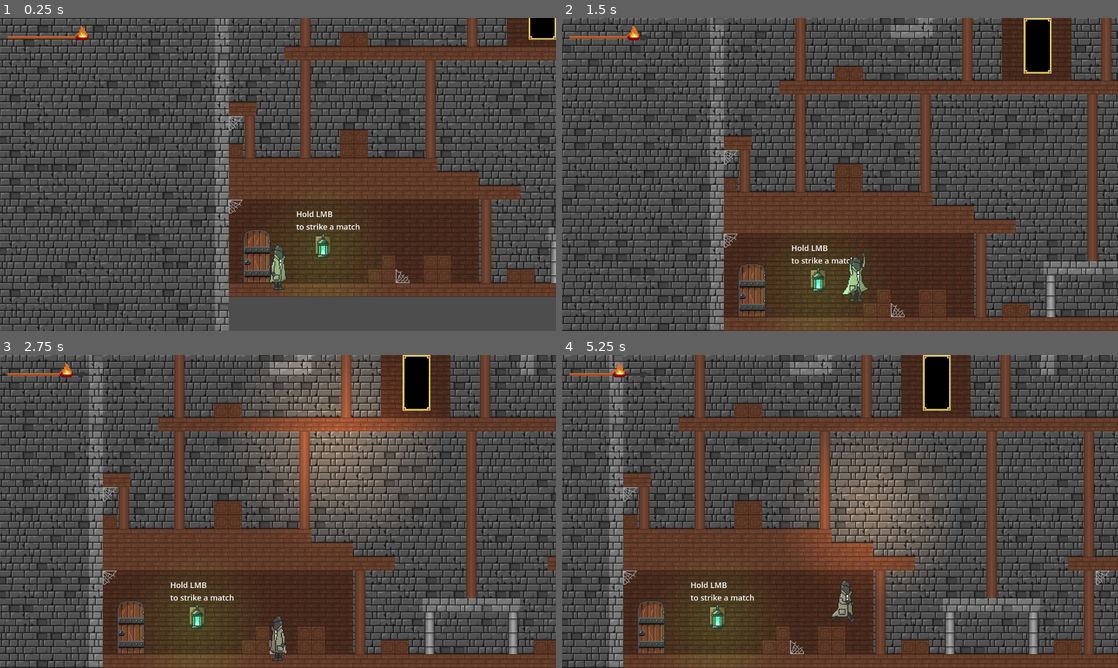
Above: before the commit, frames 1-4 (two rows, left to right).
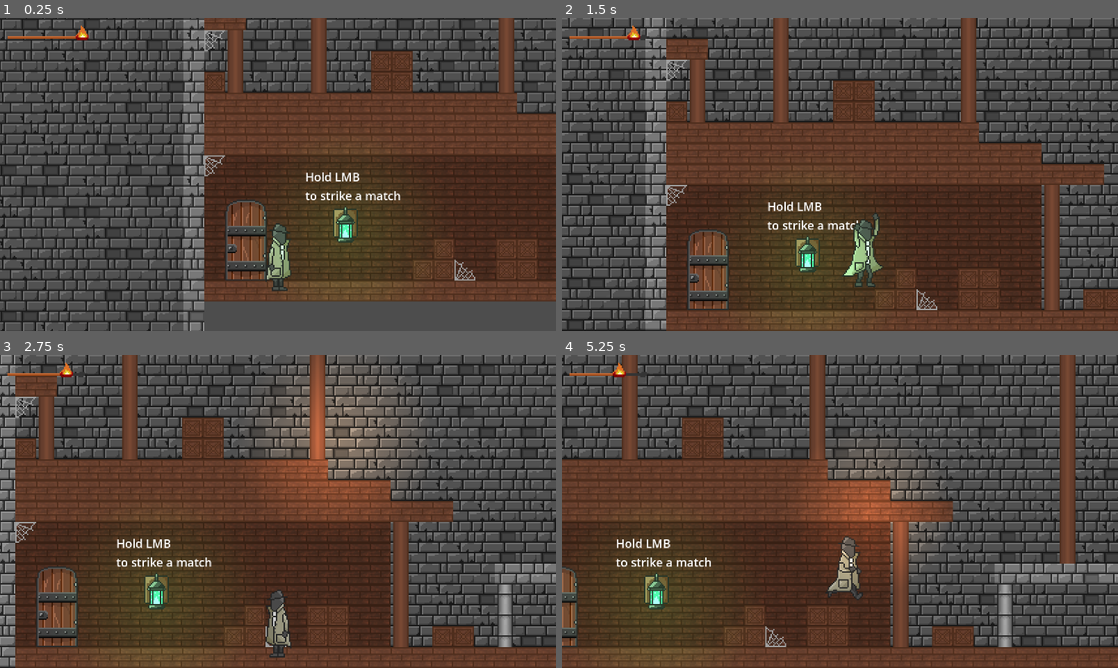
Above: after the commit, the same moments.

Repository: lestercantor/gwj-74---haunted
Game: Godot game, scene res://Level/Level.tscn
Same seed, same stepped clock (60 frames per second), same inputs: the game is played once before the commit and once after it.
Inputs (mouse positions are in pixels of both pictures, inside the frame that each line leads up to):
- Up to frame 1 (0.25 s): no input
- Up to frame 2 (1.5 s): move the mouse to (962, 158) at 0.52 s; press the mouse at (962, 158) at 0.53 s; hold D (move_right) from 0.53 s (still down); tap Space (jump) at 0.77 s; move the mouse to (728, 190) at 1.27 s; release the mouse at (728, 190) at 1.28 s; click (728, 190) at 1.35 s
- Up to frame 3 (2.75 s): tap Space (jump) at 1.52 s; move the mouse to (333, 442) at 2.02 s; release D (move_right) at 2.03 s; press the mouse at (333, 442) at 2.03 s; hold A (move_left) from 2.03 s (still down)
- Up to frame 4 (5.25 s): move the mouse to (812, 574) at 2.77 s; release A (move_left) at 2.78 s; release the mouse at (812, 574) at 2.78 s; hold D (move_right) 2.78-4.28 s; click (812, 574) at 2.85 s; tap Space (jump) at 3.02, 3.77, 4.52 s; move the mouse to (1006, 558) at 3.52 s; press the mouse at (1006, 558) at 3.53 s; move the mouse to (673, 464) at 4.27 s; release the mouse at (673, 464) at 4.28 s; hold A (move_left) 4.28-5.03 s; click (673, 464) at 4.35 s; move the mouse to (867, 511) at 5.02 s; press the mouse at (867, 511) at 5.03 s; hold D (move_right) from 5.03 s (still down)

The runs differ from the first frame. In frame 1, 57% of the frame differs, in the area x 0-100%, y 0-100%; in frame 2, 62%; in frame 3, 64%; in frame 4, 62%.

Commit message:
enemy slowed down when light is directly on it. also zoomed in camera a bit

Diff:
--- a/Enemy/enemy.gd
+++ b/Enemy/enemy.gd
@@ -1,6 +1,7 @@
 extends CharacterBody2D
 class_name Enemy
 
+@export var MAX_SPEED: float = 200
 @export var SPEED: float = 200
 @export var ACCELERATION: float = 200
 @export var FRICTION: float = 300
@@ -8,12 +9,31 @@
 @onready var detection_range: Area2D = $DetectionRange
 @onready var flip_direction: Node2D = $FlipDirection
 @onready var animated_sprite_2d: AnimatedSprite2D = $FlipDirection/AnimatedSprite2D
+@onready var burnable_area: Area2D = $BurnableArea
 
+var timer: float = 1
+var burning: bool = false
+# Flip necessary nodes when the move direction is changed
 var move_direction: Vector2 = Vector2.RIGHT:
 	set(new_direction):
 		if move_direction != new_direction:
 			move_direction = new_direction
 			flip_direction.scale.x = new_direction.x
+			$EnemyCollision.position.x *= -1
+			$EnemyCollision2.position.x *= -1
+
+func _ready() -> void:
+	burnable_area.area_entered.connect(on_area_entered)
+	burnable_area.area_exited.connect(on_area_exited)
+
+func _process(delta: float) -> void:
+	if burning:
+		timer += delta
+
+		if timer > 1:
+			print("burning")
+			on_burning()
+			timer = 0
 
 func _physics_process(delta: float) -> void:
 	var player: Player = detection_range.player
@@ -27,5 +47,22 @@
 	else:
 		velocity = velocity.move_toward(Vector2.ZERO, FRICTION * delta)
 
+	move_and_slide()
 
-	move_and_slide()
+func on_area_entered(area: Area2D) -> void:
+	burning = true
+	timer = 1
+
+func on_area_exited(area: Area2D) -> void:
+	burning = false
+	timer = 1
+	print("stopped burning")
+	stopped_burning()
+
+func on_burning() -> void:
+	SPEED = MAX_SPEED * 0.75
+	print(SPEED)
+
+func stopped_burning() -> void:
+	SPEED = MAX_SPEED
+	print(SPEED)
--- a/Enemy/enemy.tscn
+++ b/Enemy/enemy.tscn
@@ -27,13 +27,21 @@
 }]
 
 [sub_resource type="CapsuleShape2D" id="CapsuleShape2D_fb34a"]
+radius = 20.0
+height = 100.0
+
+[sub_resource type="CircleShape2D" id="CircleShape2D_iqfkk"]
+radius = 36.0
 
 [sub_resource type="CircleShape2D" id="CircleShape2D_xpny4"]
 radius = 250.0
 
+[sub_resource type="CircleShape2D" id="CircleShape2D_pevly"]
+radius = 71.007
+
 [node name="Enemy" type="CharacterBody2D"]
-collision_layer = 4
-collision_mask = 3
+collision_layer = 20
+collision_mask = 2
 script = ExtResource("1_gpxii")
 
 [node name="FlipDirection" type="Node2D" parent="."]
@@ -48,7 +56,12 @@
 frame_progress = 0.476714
 
 [node name="EnemyCollision" type="CollisionShape2D" parent="."]
+position = Vector2(-5, -5)
 shape = SubResource("CapsuleShape2D_fb34a")
+
+[node name="EnemyCollision2" type="CollisionShape2D" parent="."]
+position = Vector2(20, -18)
+shape = SubResource("CircleShape2D_iqfkk")
 
 [node name="DetectionRange" type="Area2D" parent="."]
 collision_layer = 0
@@ -59,5 +72,12 @@
 shape = SubResource("CircleShape2D_xpny4")
 debug_color = Color(0.66397, 0.512569, 0, 0.42)
 
+[node name="BurnableArea" type="Area2D" parent="."]
+collision_layer = 0
+collision_mask = 16
+
+[node name="CollisionShape2D" type="CollisionShape2D" parent="BurnableArea"]
+shape = SubResource("CircleShape2D_pevly")
+
 [connection signal="body_entered" from="DetectionRange" to="DetectionRange" method="_on_body_entered"]
 [connection signal="body_exited" from="DetectionRange" to="DetectionRange" method="_on_body_exited"]
--- a/Level/Level.tscn
+++ b/Level/Level.tscn
@@ -173,6 +173,7 @@
 position = Vector2(-605, 978)
 
 [node name="Camera2D" type="Camera2D" parent="Player"]
+zoom = Vector2(1.5, 1.5)
 process_callback = 0
 limit_left = -2000
 limit_right = 4000
--- a/Paintings/painting.tscn
+++ b/Paintings/painting.tscn
@@ -5,6 +5,7 @@
 [ext_resource type="Texture2D" uid="uid://btu0mshq5gwnm" path="res://Art Assets/Paintings/PaintingBackground01.png" id="3_f6cnm"]
 
 [sub_resource type="RectangleShape2D" id="RectangleShape2D_joabk"]
+size = Vector2(44, 102)
 
 [sub_resource type="CanvasTexture" id="CanvasTexture_gg4x7"]
 diffuse_texture = ExtResource("1_vnq1p")
@@ -13,6 +14,8 @@
 [node name="Painting" type="Node2D"]
 
 [node name="BurnableArea" type="Area2D" parent="."]
+collision_layer = 0
+collision_mask = 16
 
 [node name="CollisionShape2D" type="CollisionShape2D" parent="BurnableArea"]
 shape = SubResource("RectangleShape2D_joabk")
--- a/Player/Mouse_Light.gd
+++ b/Player/Mouse_Light.gd
@@ -6,6 +6,7 @@
 
 signal charge_changed
 
+var last_mouse_position: Vector2 = Vector2.ZERO
 @export var light: PointLight2D
 @export var burn_area: Area2D
 
@@ -31,7 +32,7 @@
 @export var light_deplete: float = 1.1
 @export var light_charge: float = 0.7
 
-var light_size: float = 7:
+var light_size: float = max_size:
 	set(value):
 		light_size = clampf(value, min_size, max_size)
 		light.texture_scale = light_size
@@ -42,11 +43,9 @@
 	light.enabled = false
 	Input.set_custom_mouse_cursor(cursorOff)
 
-
 func _process(delta: float) -> void:
 	# Always get the global position of the mouse for the light
 	global_position = get_global_mouse_position()
-
 	modify_charge(delta)
 
 
@@ -62,6 +61,7 @@
 
 	# Check if the player is holding down the mouse and the charge is not 0
 	if mouse_down and can_activate_light and charge != 0:
+		$BurnArea/CollisionShape2D.disabled = false
 		# Enable the light when conditions are true
 		light.enabled = true
 		Input.set_custom_mouse_cursor(cursorOn)
@@ -72,9 +72,11 @@
 			# Reset the timer counter
 			timer = 0
 
+
 	else:
 		light.enabled = false
 		Input.set_custom_mouse_cursor(cursorOff)
+		$BurnArea/CollisionShape2D.disabled = true
 
 		if timer > 0.1 and charge != max_charge:
 			charge += light_charge
--- a/Player/player.gd
+++ b/Player/player.gd
@@ -14,6 +14,7 @@
 	# Connect to signal from Area2D node when player death area has overlapped with the enemy
 	death_area_2d.body_entered.connect(enemy_collision)
 	Input.set_custom_mouse_cursor(cursor)
+	Input.warp_mouse(global_position)
 
 func _physics_process(delta: float) -> void:
 	# Add the gravity.
--- a/Player/player.tscn
+++ b/Player/player.tscn
@@ -139,6 +139,7 @@
 script = ExtResource("2_bq8rw")
 light = NodePath("PointLight2D")
 burn_area = NodePath("BurnArea")
+max_size = 3.0
 
 [node name="PointLight2D" type="PointLight2D" parent="MouseLight"]
 color = Color(0.82235, 0.579043, 0.355313, 1)
@@ -147,8 +148,9 @@
 height = 64.0
 
 [node name="BurnArea" type="Area2D" parent="MouseLight"]
-collision_layer = 0
-collision_mask = 16
+collision_layer = 16
+collision_mask = 0
 
 [node name="CollisionShape2D" type="CollisionShape2D" parent="MouseLight/BurnArea"]
 shape = SubResource("CircleShape2D_52maj")
+disabled = true
--- a/project.godot
+++ b/project.godot
@@ -24,7 +24,6 @@
 
 window/size/viewport_width=1280
 window/size/viewport_height=720
-window/size/mode=2
 window/stretch/mode="viewport"
 <<<<<<<HEADwindow/stretch/mode="viewport"
 
Not shown: 1 places in Enemy/enemy.tscn that only renumber resources
